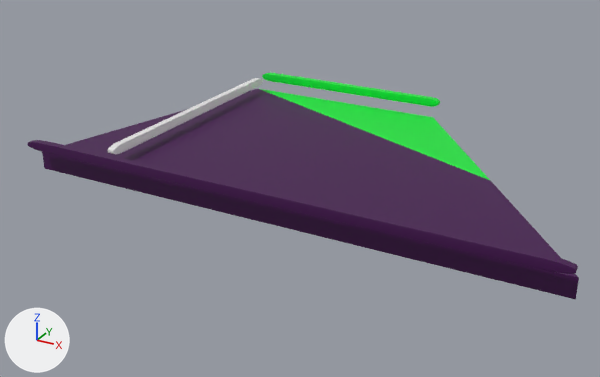
One commit to the glTF model trapezium_archipluvian.gltf: the scene before it, then after it.
Both versions are drawn from a camera (50 mm lens) standing at (9.29, -19.24, 8.74) and looking at (-0.78, -0.94, -0.41). The lights are fixed; the arrows at lower left show +X, +Y and +Z. Vertices at the same position are counted once.

Before the edit, the objects in view are built like this:
```python
me_plane_001 = bpy.data.meshes.new('Plane.001')
me_plane_001.from_pydata(...)  # 216 vertices, 428 faces; spans x -1.0..1.0, y -1.0..1.0, z -0.25..0.0
me_plane_001.materials.append(mat_archipluvian_violet)  # dark purple #42004e
me_plane_002 = bpy.data.meshes.new('Plane.002')
me_plane_002.from_pydata(...)  # 8 vertices, 12 faces; spans x -5.87..5.87, y -5.87..5.87, z 0.0..0.5
me_plane_002.materials.append(mat_archipluvian_violet)  # dark purple #42004e
me_plane_003 = bpy.data.meshes.new('Plane.003')
me_plane_003.from_pydata(...)  # 222 vertices, 436 faces; spans x -7.59..-0.01, y -0.02..6.49, z -0.5..0.5
me_plane_003.materials.append(mat_archipluvian_green)  # green #00e53a
me_plane_005 = bpy.data.meshes.new('Plane.005')
me_plane_005.from_pydata(...)  # 216 vertices, 428 faces; spans x -1.0..1.0, y -1.0..1.0, z -0.25..0.0
me_plane_005.materials.append(mat_archipluvian_white)  # white #e7e7e7
ob_extratr = bpy.data.objects.new('ExtraTr', me_plane_003)
ob_extratr.location = (4.2, 0.0, 0.5)
ob_extratr.scale = (1.22, 0.674, 1.0)
ob_plane_001 = bpy.data.objects.new('Plane.001', me_plane_001)
ob_plane_001.location = (0.0, -4.35, 1.0)
ob_plane_001.scale = (7.18, -0.104, 1.0)
ob_plane_002 = bpy.data.objects.new('Plane.002', me_plane_005)
ob_plane_002.location = (-4.86, -0.03, 1.0)
ob_plane_002.rotation_euler = (0.0, 0.0, 1.571)  # degrees (0, 0, 90)
ob_plane_002.scale = (3.77, -0.104, 1.0)
ob_triangle = bpy.data.objects.new('Triangle', me_plane_002)
ob_triangle.location = (0.0, 0.0, 0.0)
ob_triangle.scale = (1.22, 0.674, 1.0)
```
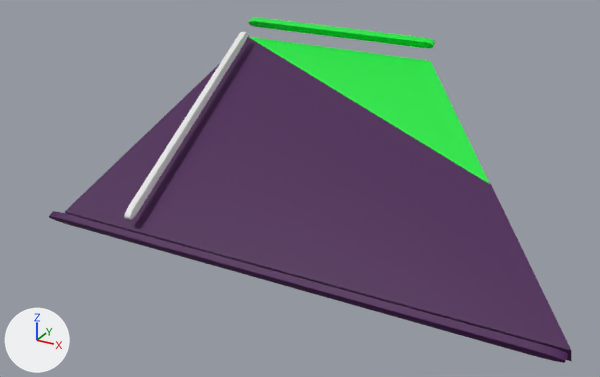
What changed in the scene script:
```text
Change me_plane_002:
    used by ob_triangle; location = (0.0, 0.0, 0.0); scale = (1.22, 0.674, 1.0)
    remove me_plane_002.from_pydata(...)  # 8 vertices, 12 faces; spans x -5.87..5.87, y -5.87..5.87, z 0.0..0.5
    add me_plane_002.from_pydata(...)  # 224 vertices, 440 faces; spans x -5.87..5.87, y -6.6..5.87, z 0.0..1.0
    me_plane_002 part 1: a new loose piece of 216 vertices spanning x -5.86..5.86, y -6.6..-6.29, z 0.75..1.0, in mat_archipluvian_violet (dark purple #42004e)
Change ob_triangle:
    ob_triangle.location: (0.0, 0.0, 0.0) -> (0.0, 0.26, 0.0)
    ob_triangle.rotation_euler: (0.0, 0.0, 0.0) -> (0.524, 0.0, 0.0)  # degrees (0, 0, 0) -> degrees (30, 0, 0)
Change ob_extratr:
    ob_extratr.location: (4.2, 0.0, 0.5) -> (4.2, -0.04, 0.42)
    ob_extratr.rotation_euler: (0.0, 0.0, 0.0) -> (0.524, 0.0, -0.000151)  # degrees (0, 0, 0) -> degrees (30, 0, -0)
Remove ob_plane_001:
    ob_plane_001 = bpy.data.objects.new('Plane.001', me_plane_001)
    ob_plane_001.location = (0.0, -4.35, 1.0)
    ob_plane_001.scale = (7.18, -0.104, 1.0)
Change ob_plane_002:
    ob_plane_002.location: (-4.86, -0.03, 1.0) -> (-4.83, -0.33, 0.85)
    ob_plane_002.rotation_euler: (0.0, 0.0, 1.571) -> (0.0, -0.524, 1.6)  # degrees (0, 0, 90) -> degrees (0, -30, 92)
```

What differs and where, as boxes [x1, y1, x2, y2] in the pictures (600 x 377 px):
'Triangle', reshaped, moved, turned: before [42, 89, 579, 299]; after [49, 36, 571, 363]
'ExtraTr', moved, turned: before [260, 73, 491, 181]; after [248, 17, 490, 184]
'Plane.001', deleted (purple): before [27, 140, 578, 274]
'Plane.002', moved, turned: before [108, 78, 263, 154]; after [124, 32, 248, 220]
part 1 of me_plane_002, added (purple): after [49, 211, 568, 363]
